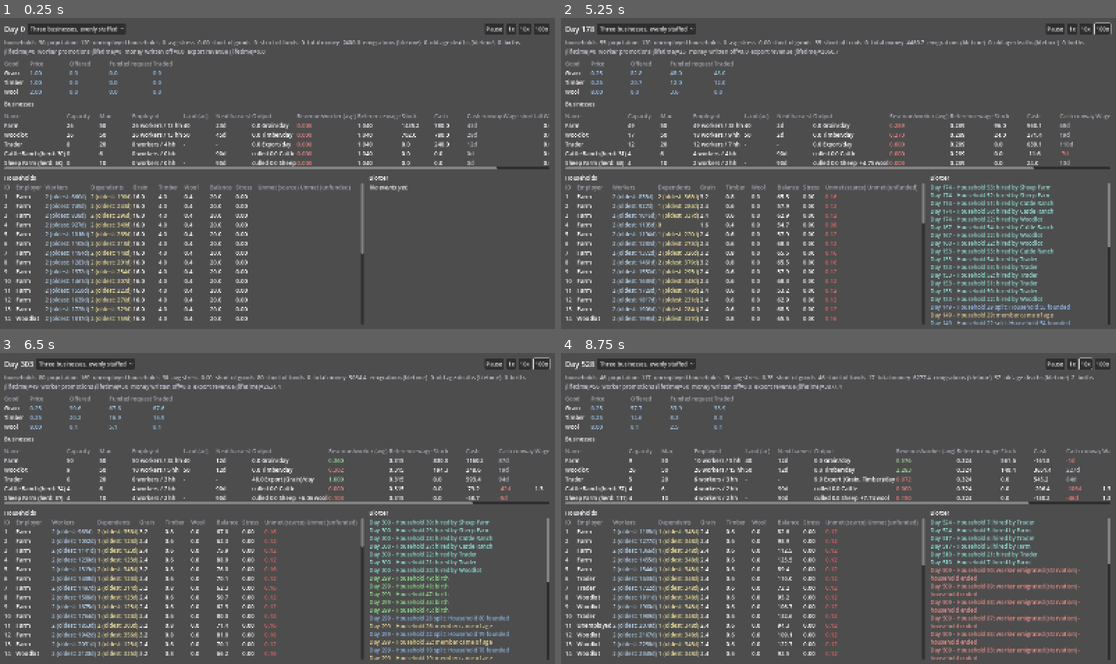
Above: before the commit, frames 1-4 (two rows, left to right).
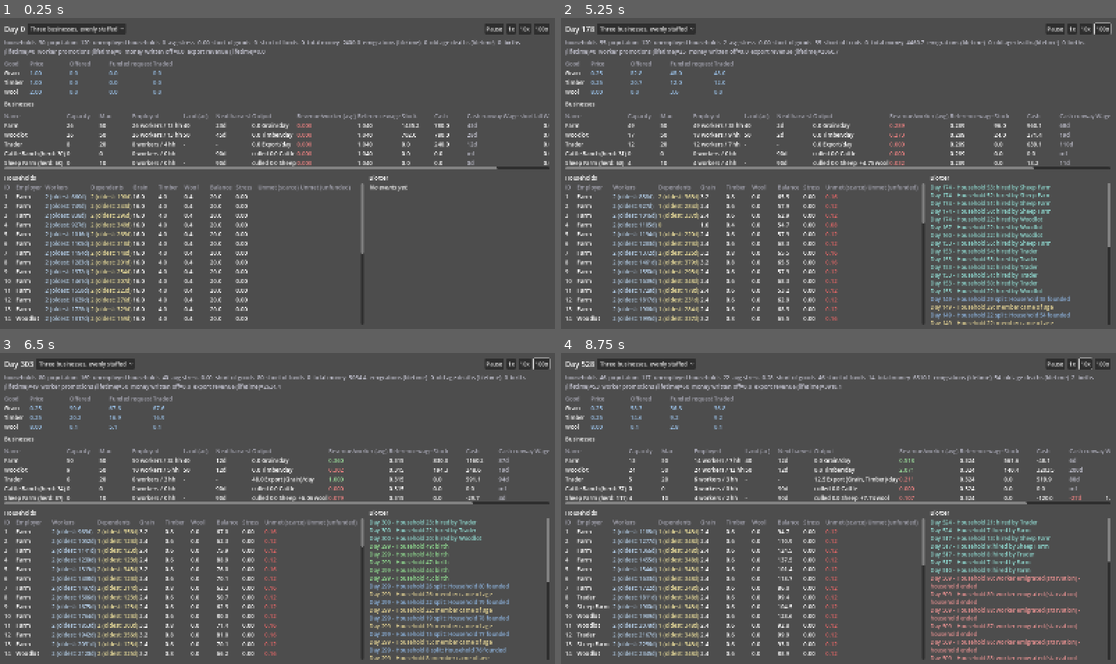
Above: after the commit, the same moments.

Repository: forsman5/sitka
Game: Godot game, scene res://scenes/sim/he_dashboard.tscn
Same seed, same stepped clock (60 frames per second), same inputs: the game is played once before the commit and once after it. This scene is started directly instead of the project's main scene.
Inputs (mouse positions are in pixels of both pictures, inside the frame that each line leads up to):
- Up to frame 1 (0.25 s): no input
- Up to frame 2 (5.25 s): click "Three businesses, evenly staf…" at 0.5 s; click "1x" at 1.25 s; tap Enter at 2 s; move the mouse to (960, 157) at 2.02 s; hold Right (ui_right) 2.03-2.75 s; hold Alt 2.03-2.75 s; click (960, 157) at 2.17 s; click "10x" at 2.75 s; click "100x" at 3.5 s; drag from (727, 189) to (810, 235) at 4.27 s; move the mouse to (894, 105) at 5.02 s; hold Right (ui_right) from 5.03 s (still down); hold Shift from 5.03 s (still down)
- Up to frame 3 (6.5 s): release Right (ui_right) at 5.75 s; release Shift at 5.75 s; drag from (249, 570) to (111, 461) at 5.77 s
- Up to frame 4 (8.75 s): move the mouse to (1005, 555) at 6.52 s; hold Left (ui_left) 6.53-7.25 s; tap F at 6.6 s; drag from (672, 461) to (755, 430) at 7.27 s; move the mouse to (866, 508) at 8.02 s; hold Down (ui_down) from 8.03 s (still down); hold Alt from 8.03 s (still down); click (866, 508) at 8.17 s

The runs differ from the first frame. In frame 1, less than 0.1% of the frame differs, in the area x 18-85%, y 42-45%; in frame 2, 3.7%; in frame 3, 2.0%; in frame 4, 5.0%, in the area x 2-99%, y 7-99%.

Commit message:
Add hardship butchering for Cattle Ranch, verify ranch employment end to end
A herd has no guaranteed near-term payoff the way a field does -- its cull
is conditional on herd_size crossing HERD_CULL_TARGET, which from a fresh
herd can take far longer than one HERD_EVAL_INTERVAL_DAYS cycle (~900 days
for Cattle Ranch's current seed/target). Two real bugs found and fixed by
tracing actual day-by-day behavior rather than guessing:

- The earlier merge gave herds the same full-cycle "protected_until_day"
  trust a field-model business gets, reasoning it was structurally similar
  (both are "cyclical, lumpy income" businesses). Verified this let a
  staffed Cattle Ranch bleed real wage debt for 700+ days on zero revenue
  before ever being judged. Reverted protected_until_day/required_runway/
  _capacity_eval_interval_days back to uses_field_model() (the short,
  evidence-based CASH_RUNWAY_DANGER_DAYS leash) -- has_long_cycle() stays
  in use only for rolling_window_days() and the wool sell-pace/Trader
  reserve gates, where the underlying guarantee (wool pays out every
  cycle) genuinely holds.
- Added _hardship_butcher_if_needed: once a HERD business's own cash
  cushion runs out, it sells some of its live herd directly for cash
  (at a real distress discount off HERD_EXPORT_PRICE, floored so there's
  always breeding stock left), routed through the same exported/
  export_revenue ledger the Trader's own exports use so conservation still
  reconciles. Scoped to species with no passive yield to protect --
  verified that applying it to Sheep Farm too cannibalizes the wool income
  that would otherwise have recovered it, a self-reinforcing herd crash.

Net result, verified via the acceptance harness and standalone day-by-day
traces: Sheep Farm hires and stays solvent (wool pays out every cycle).
Cattle Ranch, even with hardship butchering, still can't sustainably fund
even one worker at current tuning (export price/cull target too low
relative to reference wages) -- left at max_capacity 0 rather than
papering over a real economics gap with another guessed constant.

Two pre-existing harness assertions still fail and are left as flagged
follow-ups rather than fixed here: _check_conservation's blanket
"balance never negative" check doesn't yet account for the wage model's
own designed transient-negative allowance (Sheep Farm's ~90-day bootstrap
dip lands right at it); _check_life_cycle_births_and_aging's worker-
capacity-growth assertion is sensitive to adding Sheep Farm's 10 real jobs
into the small fixed test economy. Neither looks like a mechanism bug --
both look like test assumptions that predate ranches existing.

Diff:
--- a/scripts/sim/household_economy/data/he_scenario_seeds.gd
+++ b/scripts/sim/household_economy/data/he_scenario_seeds.gd
@@ -73,7 +73,18 @@
 ## authored ceiling like the Trader rather than one derived from acreage.
 ## Smaller than Farm/Woodlot -- tending a herd that mostly grows/thins on
 ## its own needs fewer hands than working a field every day.
-const CATTLE_RANCH_MAX_CAPACITY := 6
+## Verified even WITH HESimulation._hardship_butcher_if_needed (a ranch
+## selling its own live herd for cash when it can't make payroll): at these
+## tuned constants, cattle ranching's net worth generation is too low
+## relative to reference wages to sustainably fund even ONE wage-earning
+## worker -- hardship butchering just pins the herd near its floor
+## indefinitely without ever letting it recover enough to reach a real
+## cull, while the business's balance drifts ever further negative. Left
+## at 0 until the underlying economics (export price, cull target/growth
+## rate, or the employment-retry loop itself -- see conversation/handoff
+## notes) are revisited on purpose. Sheep Farm has no such problem (wool
+## pays out every cycle) and is staffed for real below.
+const CATTLE_RANCH_MAX_CAPACITY := 0
 const SHEEP_FARM_MAX_CAPACITY := 10
 
 const STARTING_BALANCE := 20.0
@@ -175,10 +186,14 @@
 	# Ranches aren't seeded with any day-one employees (unlike Farm/Woodlot/
 	# Trader above) -- they self-bootstrap through the same zero-capacity
 	# trial-hire path HESimulation._evaluate_business_capacity already gives
-	# every business, protected until their first herd cycle actually lands
-	# (see HEBusiness.has_long_cycle()/growth_days, set below to match
-	# HESimulation.HERD_EVAL_INTERVAL_DAYS so ranches get that same
-	# cycle-aware protection/eval-cadence treatment Farm/Woodlot's fields do).
+	# every business. Unlike a field, a herd's cull isn't a guaranteed,
+	# dated payoff (see HESimulation._hardship_butcher_if_needed's doc
+	# comment), so it deliberately does NOT get the full-cycle protection
+	# window a field-model business does -- only the short, evidence-based
+	# CASH_RUNWAY_DANGER_DAYS leash Trader/legacy businesses get. growth_days
+	# is still set to HESimulation.HERD_EVAL_INTERVAL_DAYS below, purely so
+	# rolling_average_revenue_per_worker() smooths over the ranch's own
+	# cycle length instead of a flat week (see HEBusiness.has_long_cycle()).
 	var cattle_ranch := HEBusiness.new(CATTLE_RANCH_BUSINESS_ID, "Cattle Ranch", null, CATTLE_RANCH_MAX_CAPACITY, 0, HEBusiness.Kind.HERD, SETTLEMENT_ID, HEBusiness.Species.CATTLE, CATTLE_STARTING_HERD)
 	cattle_ranch.growth_days = HESimulation.HERD_EVAL_INTERVAL_DAYS
 	var sheep_farm := HEBusiness.new(SHEEP_FARM_BUSINESS_ID, "Sheep Farm", null, SHEEP_FARM_MAX_CAPACITY, 0, HEBusiness.Kind.HERD, SETTLEMENT_ID, HEBusiness.Species.SHEEP, SHEEP_STARTING_HERD)
--- a/scripts/sim/household_economy/he_simulation.gd
+++ b/scripts/sim/household_economy/he_simulation.gd
@@ -209,6 +209,23 @@
 ## run_household_economy.gd's _check_conservation) covers it too, exactly
 ## like any other commodity a business can hold and export.
 const HERD_COMMODITIES: Array[Commodity.Type] = [Commodity.Type.CATTLE, Commodity.Type.SHEEP]
+
+## Hardship butchering (see _hardship_butcher_if_needed): a herd has no
+## guaranteed near-term payoff the way a field does -- its cull can be many
+## HERD_EVAL_INTERVAL_DAYS cycles away from a fresh or just-culled herd, far
+## longer than WAGE_NEGATIVE_BALANCE_FLOOR_DAYS' cushion covers. Rather than
+## let it borrow indefinitely against a payoff that may never arrive in
+## time, once that cushion runs out it sells some of its own live herd
+## straight to cash, at a real discount off HERD_EXPORT_PRICE (worse than
+## even the Trader's already-discounted TRADER_BUY_PRICE_FRACTION) so a
+## ranch never prefers this over patiently waiting for a normal export --
+## it's a last resort, not a revenue strategy. Never sells below this
+## floor, so there's always enough left to regrow from.
+const HARDSHIP_BUTCHER_PRICE_FRACTION := 0.25
+const HARDSHIP_BUTCHER_MIN_HERD: Dictionary[HEBusiness.Species, float] = {
+	HEBusiness.Species.CATTLE: 10.0,
+	HEBusiness.Species.SHEEP: 20.0,
+}
 
 ## Weekly self-tuning: a business earning (rolling-average) more than
 ## WAGE_PROFIT_MARGIN above the going reference wage grows; one earning that
@@ -470,6 +487,7 @@
 			report["stock"] = b.stock(herd_commodity)
 			report["wool_stock"] = b.stock(Commodity.Type.WOOL) if b.species == HEBusiness.Species.SHEEP else 0.0
 			report["last_wool_produced"] = b.last_wool_produced
+			report["last_hardship_butchered"] = b.last_hardship_butchered
 		else:
 			var output_commodity := b.output_commodity()
 			report["recipe_id"] = b.recipe.id
@@ -699,6 +717,8 @@
 		var reference_wage := _reference_wage_per_worker(b.settlement_id)
 		var total_needed: float = reference_wage * employed
 		var floor: float = -WAGE_NEGATIVE_BALANCE_FLOOR_DAYS * total_needed
+		if b.kind == HEBusiness.Kind.HERD:
+			_hardship_butcher_if_needed(b, total_needed - max(0.0, b.balance - floor), record)
 		var available: float = max(0.0, b.balance - floor)
 		var paid: float = clampf(total_needed, 0.0, available)
 		var shortfall: float = total_needed - paid
@@ -718,6 +738,45 @@
 		b.last_wages_paid = total_paid
 		b.last_cash_change -= total_paid
 		record["wages_paid"][business_id] = total_paid
+
+## Kind.HERD only, called from _pay_wages before its cash allowance is
+## computed: if this ranch can't cover today's wage bill even with its
+## generous negative-balance allowance, sell enough of its own live herd to
+## cover the gap -- see HARDSHIP_BUTCHER_PRICE_FRACTION/HARDSHIP_BUTCHER_
+## MIN_HERD's doc comment for why. Routed through the same exported/
+## export_revenue ledger _run_trade's Trader export pass uses, so this
+## doesn't create money run_household_economy.gd's conservation check can't
+## account for -- it's a real sale, just not through the Trader.
+func _hardship_butcher_if_needed(b: HEBusiness, cash_shortfall: float, record: Dictionary) -> void:
+	b.last_hardship_butchered = 0.0
+	if cash_shortfall <= 0.0001:
+		return
+	if b.species == HEBusiness.Species.SHEEP:
+		# Sheep's ordinary income (wool) comes from a LIVE herd -- unlike
+		# cattle, whose only realization event ever was culling the herd
+		# either way, selling off sheep early to cover a temporary cash dip
+		# would cannibalize the very wool income that was already on track
+		# to recover it, a self-reinforcing spiral verified in testing (herd
+		# crashed toward its floor and never recovered). Sheep just rides
+		# out the dip on the normal WAGE_NEGATIVE_BALANCE_FLOOR_DAYS
+		# allowance instead, same as any non-herd business would.
+		return
+	var price: float = HERD_EXPORT_PRICE[b.species] * HARDSHIP_BUTCHER_PRICE_FRACTION
+	if price <= 0.0:
+		return
+	var available_head: float = max(0.0, b.herd_size - HARDSHIP_BUTCHER_MIN_HERD[b.species])
+	var butchered: float = min(available_head, cash_shortfall / price)
+	if butchered <= 0.0001:
+		return
+	b.herd_size -= butchered
+	var proceeds: float = butchered * price
+	b.balance += proceeds
+	b.last_hardship_butchered = butchered
+	var name := Commodity.name_of(b.herd_commodity())
+	_accumulate(record["exported"], name, butchered)
+	record["export_revenue"] += proceeds
+	_export_revenue_total += proceeds
+	_log_event("hardship_butcher", {"business_id": b.id, "head": butchered, "proceeds": proceeds})
 
 ## Each PRODUCTION business produces its one recipe output using however
 ## many workers it currently has (derived live from household
@@ -1159,7 +1218,16 @@
 			# business has no such lag -- its output is instant -- so it
 			# only needs a couple of weeks' grace to accumulate a real
 			# revenue signal at all.
-			b.protected_until_day = day + (b.days_until_next_harvest() if b.has_long_cycle() else CASH_RUNWAY_DANGER_DAYS)
+			# Deliberately uses_field_model(), not the broader has_long_cycle():
+			# a field is GUARANTEED to harvest something every growth_days, so
+			# trusting it that long is safe. A herd's cull is conditional on
+			# herd_size actually crossing HERD_CULL_TARGET, which (especially
+			# on a fresh or just-culled herd) can take many multiples of
+			# HERD_EVAL_INTERVAL_DAYS -- protecting it for a full cycle on that
+			# same trust was verified to let a ranch hire and bleed wages for
+			# 700+ days on zero revenue before ever being judged. A herd gets
+			# the same short, evidence-based leash as Trader/legacy instead.
+			b.protected_until_day = day + (b.days_until_next_harvest() if b.uses_field_model() else CASH_RUNWAY_DANGER_DAYS)
 			b.capacity = mini(CAPACITY_TRIAL_HIRE_WORKERS, b.max_capacity)
 			continue
 		if day < b.protected_until_day:
@@ -1180,7 +1248,11 @@
 			if absf(ratio_error) > WAGE_PROFIT_MARGIN:
 				var clamped_error := clampf(ratio_error, -WAGE_RATIO_CLAMP, WAGE_RATIO_CLAMP)
 				delta = roundi(clamped_error * CAPACITY_STEP_MAX_WORKERS)
-		var required_runway: float = float(b.days_until_next_harvest()) if b.has_long_cycle() else CASH_RUNWAY_DANGER_DAYS
+		# See protected_until_day's doc comment above for why this stays
+		# uses_field_model(), not has_long_cycle() -- same guaranteed-payoff
+		# reasoning applies to how long a shrink-worthy herd gets to prove
+		# itself before the runway guard forces a bigger cut.
+		var required_runway: float = float(b.days_until_next_harvest()) if b.uses_field_model() else CASH_RUNWAY_DANGER_DAYS
 		if _business_cash_runway_days(b) < required_runway:
 			delta = mini(delta, -CAPACITY_STEP_MAX_WORKERS)
 		if delta != 0:
@@ -1199,7 +1271,9 @@
 ## it that often would compound many step changes before the first one's
 ## effect on revenue is even visible.
 func _capacity_eval_interval_days(b: HEBusiness) -> int:
-	if not b.has_long_cycle():
+	# uses_field_model(), not has_long_cycle() -- see protected_until_day's
+	# doc comment in _evaluate_business_capacity.
+	if not b.uses_field_model():
 		return CAPACITY_EVAL_INTERVAL_DAYS
 	var weeks: int = maxi(1, roundi(float(b.growth_days) / 6.0 / float(CAPACITY_EVAL_INTERVAL_DAYS)))
 	return weeks * CAPACITY_EVAL_INTERVAL_DAYS
--- a/scripts/sim/household_economy/records/he_business.gd
+++ b/scripts/sim/household_economy/records/he_business.gd
@@ -74,6 +74,10 @@
 ## Kind.HERD + Species.SHEEP only, reporting: wool added to inventory the
 ## last time _run_herds ran. Always 0 for cattle.
 var last_wool_produced: float = 0.0
+## Kind.HERD only, reporting: head sold off today via he_simulation.gd's
+## _hardship_butcher_if_needed to cover a wage shortfall the ranch's own
+## cash couldn't. 0.0 on any ordinary day.
+var last_hardship_butchered: float = 0.0
 
 ## Land-based PRODUCTION businesses (Farm, Woodlot) only -- see
 ## configure_land()/uses_field_model(). Zero/empty for Kind.TRADER and for
